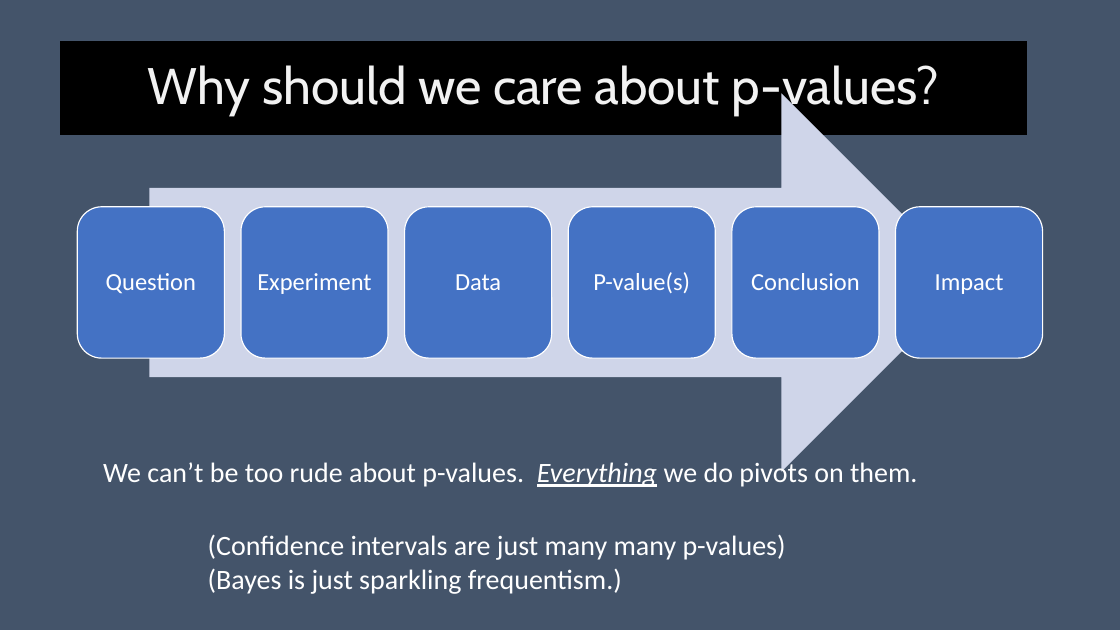
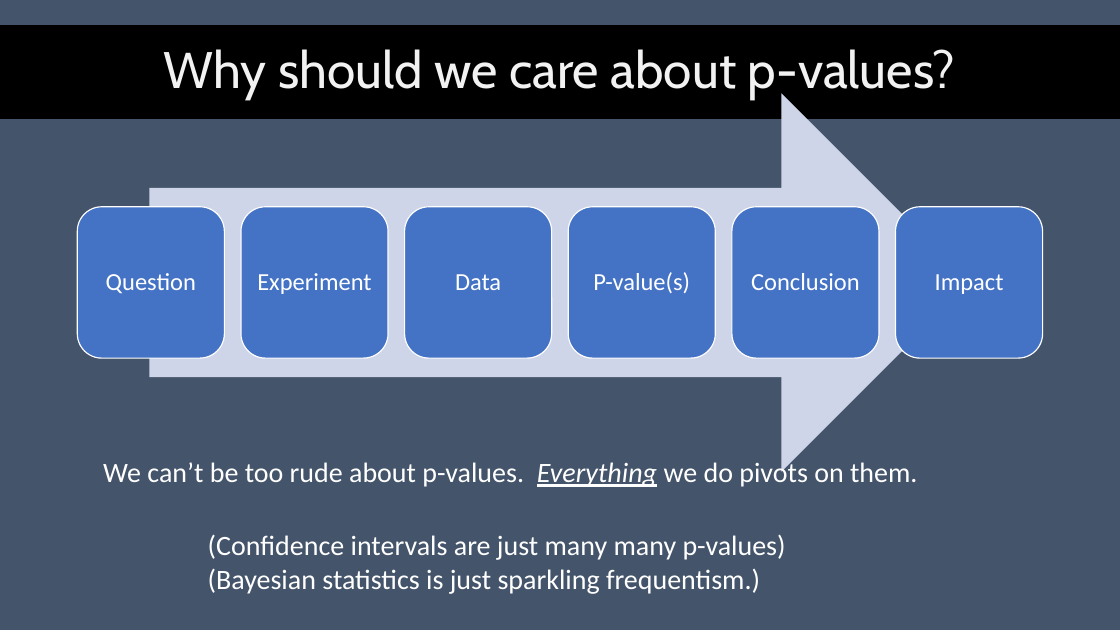
Before and after one commit to georgemsavva/DataScienceGroup, a slide deck: slide 3 of pvalues.pptx. Drawn at 1120x630 pixels with LibreOffice and Linux fonts; fonts in the diff are those of the drawing. Boxes give left, top, right and bottom in pixels: in the first picture for what was removed or moved away, otherwise in the second. Text is boxed around its words. In the diff, an @@ line names an element or a change of style, - is before the commit and + after.

```diff
--- a/pvalues.pptx
+++ b/pvalues.pptx
@@ title "Why should we care about ..." resized from (x1=60, y1=41, x2=1027, y2=134) to (x1=0, y1=26, x2=1120, y2=119) @@
@@ text at (x1=208, y1=568, x2=760, y2=594): text changed @@
-(Bayes is just sparkling frequentism.)
+(Bayesian statistics is just sparkling frequentism.)
```
Also in this commit, not shown: 8 other slides changed, 1 slide added.
